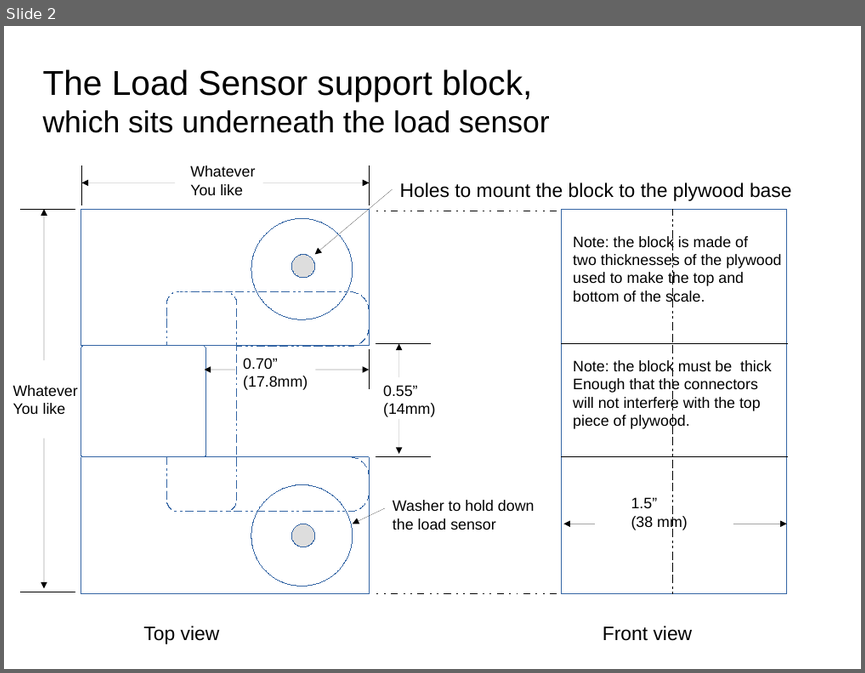
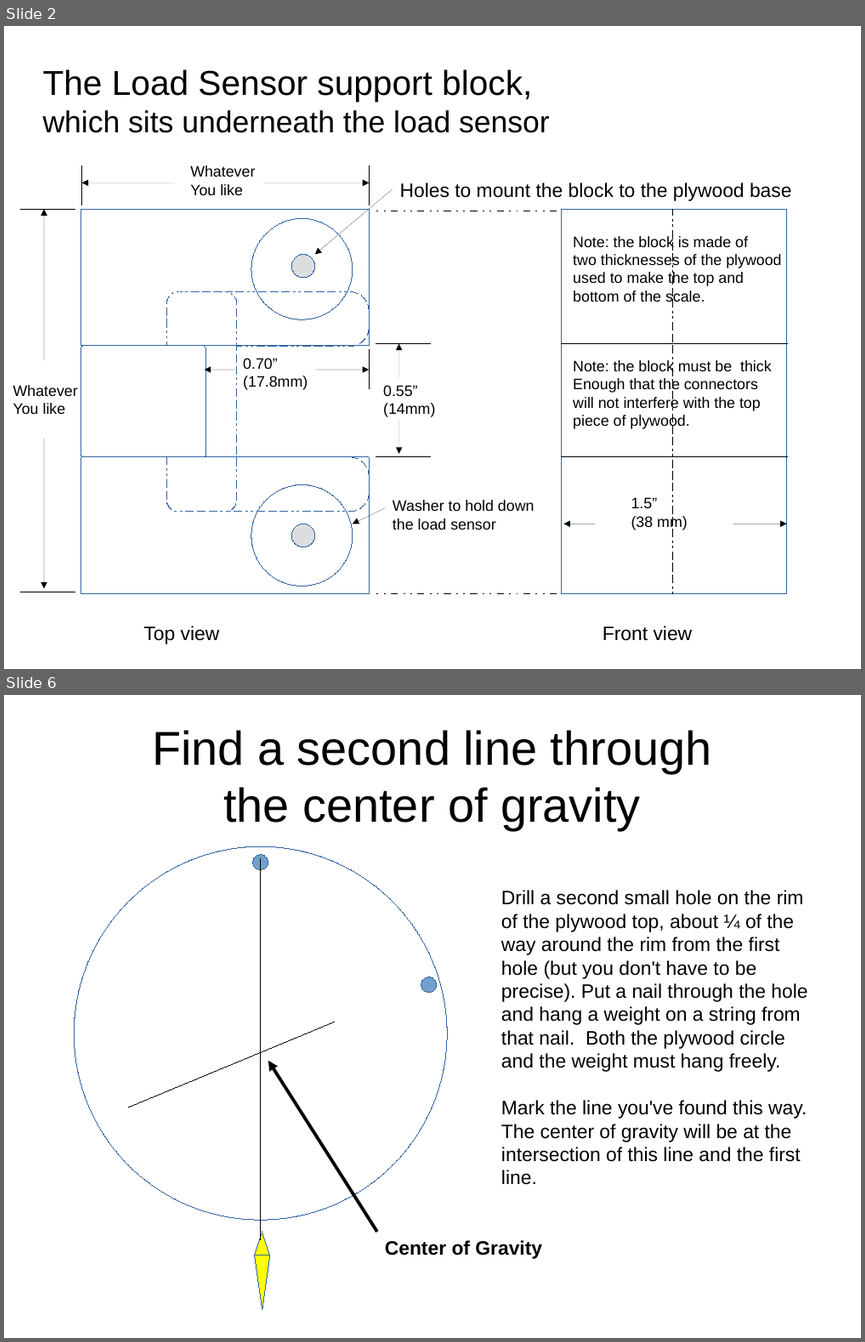
Before and after one commit to bneedhamia/CurieBLEWeightMonitor, a slide deck: MechanicalNotes.odp. Shown one above the other, each under a label of ours: slide 2 before the commit, slides 2 and 6 after it; the slides between them are not shown. The pictures are 865x673 and 865x1342 pixels, drawn with LibreOffice and Linux fonts; fonts in the diff are those of the drawing. Boxes give left, top, right and bottom in pixels: in the first picture for what was removed or moved away, otherwise in the second. Text is boxed around its words. In the diff, an @@ line names an element or a change of style, - is before the commit and + after.

Commit message:
redid the math to find center of gravity; marked the center of gravity of the top plywood circle

```diff
--- a/MechanicalNotes.odp
+++ b/MechanicalNotes.odp
@@ slide 6 added at [4,695,861,1338], background #FFFFFF @@
@@ title added at [152,730,711,830], 44 pt, text #000000 @@
+Find a second line through
+the center of gravity
@@ ellipse added at [4,769,524,1297], fill #FFFFFF, outline #3465A4 0 pt @@
@@ ellipse added at [253,855,268,870], fill #729FCF, outline #3465A4 0 pt @@
@@ line added from (261, 858) to (261, 1239), #000000 0 pt @@
@@ text added at [501,890,807,1185], 18 pt, text #000000 @@
+Drill a second small hole on the rim of the plywood top, about ¼ of the way around the rim from the first hole (but you don't have to be precise). Put a nail through the hole and hang a weight on a string from that nail. Both the plywood circle and the weight must hang freely.
+Mark the line you've found this way. The center of gravity will be at the intersection of this line and the first line.
@@ ellipse added at [421,976,437,992], fill #729FCF, outline #3465A4 0 pt @@
@@ line added from (335, 1021) to (128, 1107), #000000 0 pt @@
@@ arrow added from (377, 1231) to (268, 1061), #000000 3 pt @@
@@ triangle added at [255,1255,270,1310], fill #FFFF00, outline #3465A4 0 pt @@
@@ triangle added at [255,1231,270,1255], fill #FFFF00, outline #3465A4 0 pt @@
@@ text added at [385,1240,542,1259], 18 pt, text #000000, bold @@
+Center of Gravity
```
Also in this commit, not shown: 3 other slides added, 2 other files.
